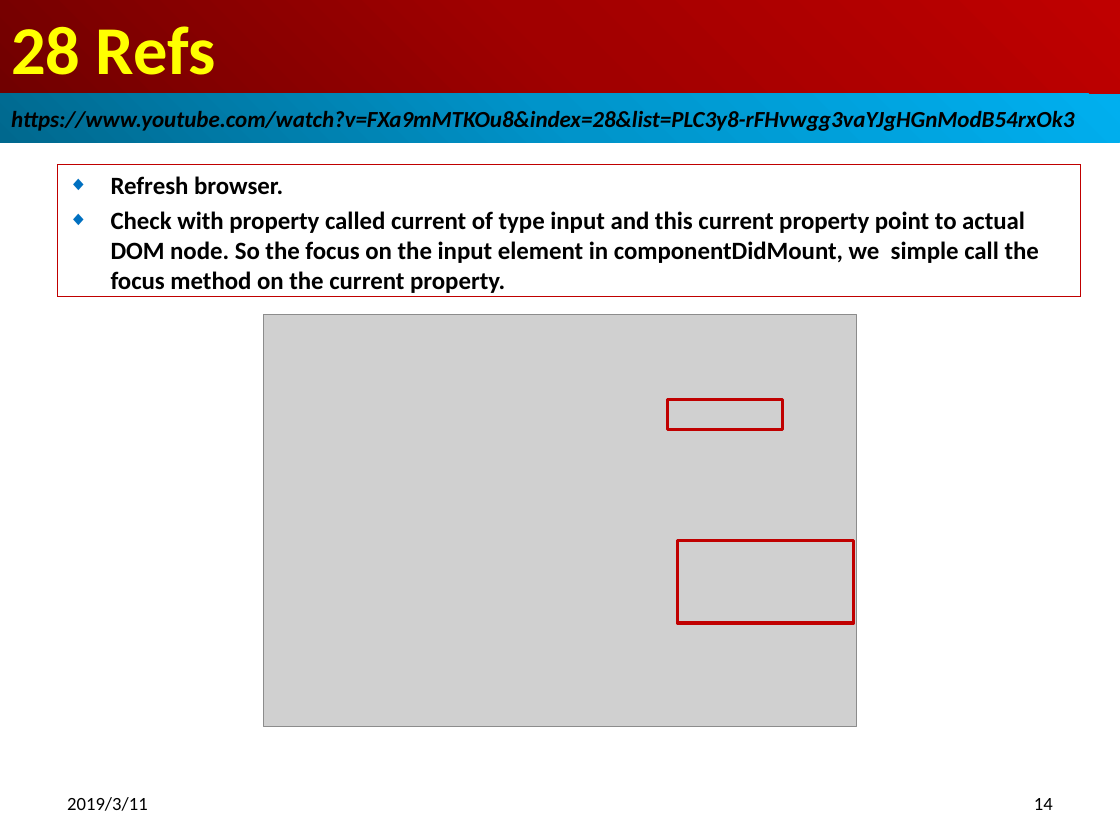
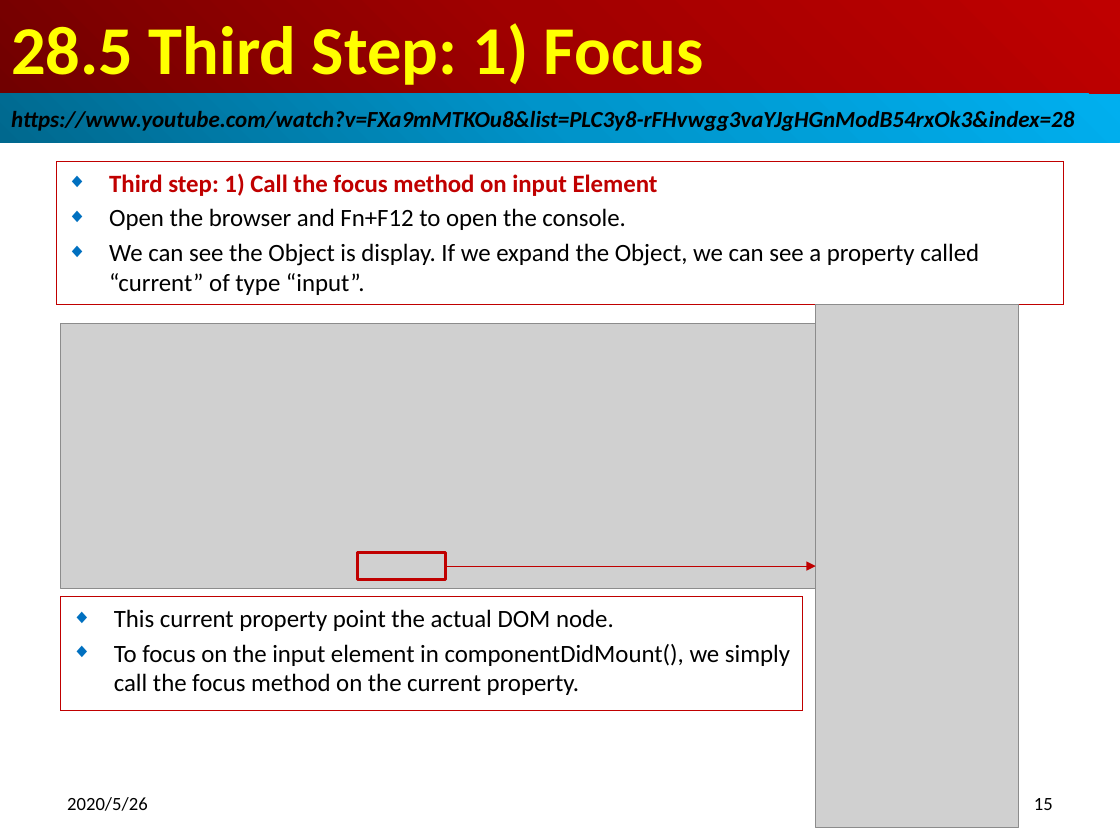
Before and after one commit to peterhchen/800-React-Hook, a slide deck: slide 15 of 28_Refs.pptx (slide 14 before the commit). Drawn at 1120x840 pixels with LibreOffice and Linux fonts; fonts in the diff are those of the drawing; grey boxes stand for pictures. Boxes give left, top, right and bottom in pixels: in the first picture for what was removed or moved away, otherwise in the second. Text is boxed around its words. In the diff, an @@ line names an element or a change of style, - is before the commit and + after.

```diff
--- a/28_Refs.pptx
+++ b/28_Refs.pptx
@@ title at bbox=[11, 23, 704, 85]: text changed @@
-28 Refs
+28.5 Third Step: 1) Focus
@@ text in rectangle at bbox=[11, 107, 1074, 133]: text changed @@
-https://www.youtube.com/watch?v=FXa9mMTKOu8&index=28&list=PLC3y8-rFHvwgg3vaYJgHGnModB54rxOk3
+https://www.youtube.com/watch?v=FXa9mMTKOu8&list=PLC3y8-rFHvwgg3vaYJgHGnModB54rxOk3&index=28
@@ subtitle "Third step: 1) Call the ...": place and size @@
-subtitle "Third step: 1) Call the ..." at bbox=[57, 165, 1080, 297]
+subtitle "Third step: 1) Call the ..." at bbox=[56, 161, 1064, 305]
@@ subtitle at bbox=[109, 173, 979, 295]: text changed; bold off @@
-◆ Refresh browser.
-◆ Check with property called current of type input and this current property point to actual DOM node. So the focus on the input element in componentDidMount, we simple call the focus method on the current property.
+◆ Third step: 1) Call the focus method on input Element
+◆ Open the browser and Fn+F12 to open the console.
+◆ We can see the Object is display. If we expand the Object, we can see a property called “current” of type “input”.
@@ picture added at bbox=[60, 324, 930, 588] @@
@@ picture removed at bbox=[263, 315, 857, 727] @@
@@ picture added at bbox=[815, 305, 1018, 828] @@
@@ rectangle removed at bbox=[668, 400, 782, 430] @@
@@ rectangle added at bbox=[357, 553, 446, 580], outline #C00000 2 pt @@
@@ arrow added from (446, 566) to (815, 566), #C00000 0.75 pt @@
@@ rectangle removed at bbox=[678, 541, 853, 624] @@
@@ rectangle added at bbox=[60, 597, 803, 711], outline #C00000 0.75 pt, 16 pt, text #000000 @@
+◆ This current property point the actual DOM node.
+◆ To focus on the input element in componentDidMount(), we simply call the focus method on the current property.
@@ text at bbox=[67, 797, 148, 811]: text changed @@
-2019/3/11
+2020/5/26
@@ page number at bbox=[1034, 798, 1053, 810]: text changed @@
-14
+15
```
Also in this commit, not shown: 14 other slides changed, 7 slides added, 4 slides removed.
